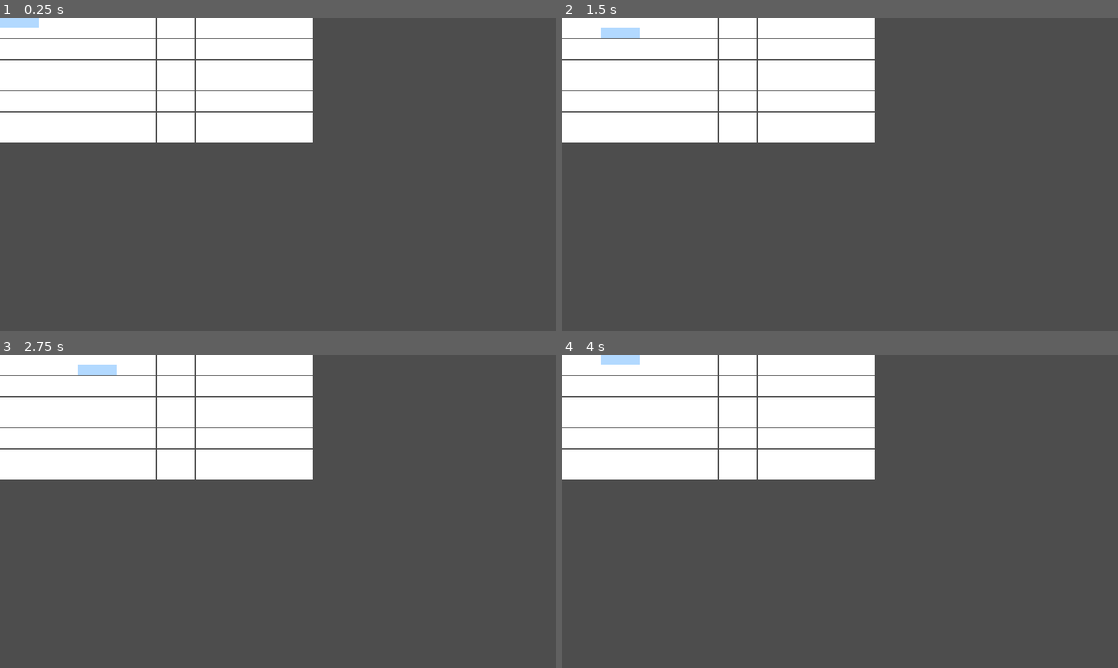
Above: before the commit, frames 1-4 (two rows, left to right).
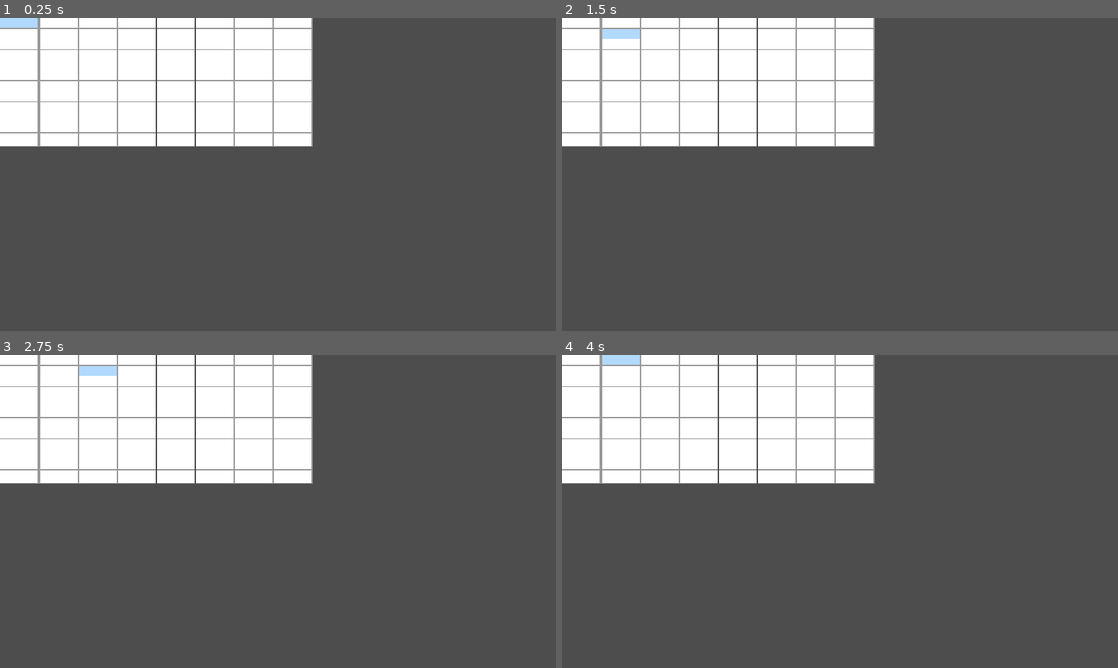
Above: after the commit, the same moments.

Repository: Jelleas/gmtk-2026
Game: Godot game, scene res://src/computer/spreadsheet/spreadsheet.tscn
Two runs of this game, one before a commit and one after it. Both use one fixed random seed, a clock stepped at 60 frames per second and the inputs below. This scene is started directly instead of the project's main scene.
Inputs (mouse positions are in pixels of both pictures, inside the frame that each line leads up to):
- Up to frame 1 (0.25 s): no input
- Up to frame 2 (1.5 s): tap Enter at 0.5 s; move the mouse to (962, 158) at 0.52 s; hold Right 0.53-1.28 s; tap Backspace at 0.6, 1.35 s; click (962, 158) at 0.67 s; tap Space at 1.25 s; move the mouse to (728, 190) at 1.27 s; hold Down from 1.28 s (still down)
- Up to frame 3 (2.75 s): tap Enter at 2 s; move the mouse to (333, 442) at 2.02 s; release Down at 2.03 s; hold Right from 2.03 s (still down); tap Backspace at 2.1 s
- Up to frame 4 (4 s): tap Space at 2.75 s; move the mouse to (812, 574) at 2.77 s; release Right at 2.78 s; hold Up 2.78-3.53 s; tap Backspace at 2.85, 3.6 s; click (812, 574) at 2.92 s; tap Enter at 3.5 s; move the mouse to (1006, 558) at 3.52 s; hold Left from 3.53 s (still down)

The runs differ from the first frame. In frame 1, 3.1% of the frame differs, in the area x 0-57%, y 0-42%; in frame 2, 3.1%; in frame 3, 3.1%; in frame 4, 3.1%.

Commit message:
LineEdit instead of Label

Diff:
--- a/src/computer/spreadsheet/spreadsheet.gd
+++ b/src/computer/spreadsheet/spreadsheet.gd
@@ -5,48 +5,52 @@
 const CELL_WIDTH := 90
 const CELL_HEIGHT := 24
 
-var cell_text: Array = []
-var cell_bg: Array = []
-var cell_label: Array = []
+var cell_edits: Array = []
 
 var current_row := 0
 var current_col := 0
 
 func _ready() -> void:
-	cell_text.resize(ROWS)
-	cell_bg.resize(ROWS)
-	cell_label.resize(ROWS)
+	cell_edits.resize(ROWS)
 
 	for row in range(ROWS):
-		cell_text[row] = []
-		cell_bg[row] = []
-		cell_label[row] = []
-		cell_text[row].resize(COLS)
-		cell_bg[row].resize(COLS)
-		cell_label[row].resize(COLS)
+		cell_edits[row] = []
+		cell_edits[row].resize(COLS)
 
 		for col in range(COLS):
-			var bg := ColorRect.new()
-			bg.position = Vector2(col * CELL_WIDTH, row * CELL_HEIGHT)
-			bg.size = Vector2(CELL_WIDTH - 1, CELL_HEIGHT - 1)
-			bg.color = Color(1, 1, 1, 1)
-			add_child(bg)
+			var edit := LineEdit.new()
+			edit.position = Vector2(col * CELL_WIDTH, row * CELL_HEIGHT)
+			edit.size = Vector2(CELL_WIDTH - 1, CELL_HEIGHT - 1)
+			edit.add_theme_color_override("font_color", Color(0, 0, 0, 1))
+			edit.add_theme_stylebox_override("normal", _make_stylebox(Color(1, 1, 1, 1)))
+			edit.add_theme_stylebox_override("focus", _make_stylebox(Color(0.7, 0.85, 1, 1)))
+			edit.focus_entered.connect(_on_cell_focus_entered.bind(row, col))
+			add_child(edit)
 
-			var label := Label.new()
-			label.position = Vector2(col * CELL_WIDTH + 4, row * CELL_HEIGHT)
-			label.size = Vector2(CELL_WIDTH - 8, CELL_HEIGHT)
-			label.add_theme_color_override("font_color", Color(0, 0, 0, 1))
-			add_child(label)
+			cell_edits[row][col] = edit
 
-			cell_text[row][col] = ""
-			cell_bg[row][col] = bg
-			cell_label[row][col] = label
+	cell_edits[current_row][current_col].grab_focus()
 
-	_update_selection_visuals()
+func _make_stylebox(color: Color) -> StyleBoxFlat:
+	var style := StyleBoxFlat.new()
+	style.bg_color = color
+	style.set_border_width_all(1)
+	style.border_color = Color(0.6, 0.6, 0.6, 1)
+	style.content_margin_left = 4
+	style.content_margin_right = 4
+	style.content_margin_top = 2
+	style.content_margin_bottom = 2
+	return style
+
+func _on_cell_focus_entered(row: int, col: int) -> void:
+	current_row = row
+	current_col = col
 
 func _input(event: InputEvent) -> void:
 	if not (event is InputEventKey) or not event.pressed:
 		return
+
+	var current_edit: LineEdit = cell_edits[current_row][current_col]
 
 	if event.keycode == KEY_LEFT:
 		_move(0, -1)
@@ -57,27 +61,20 @@
 	elif event.keycode == KEY_DOWN:
 		_move(1, 0)
 	elif event.keycode == KEY_BACKSPACE:
-		var text: String = cell_text[current_row][current_col]
+		var text := current_edit.text
 		if text.length() > 0:
-			_set_current_text(text.substr(0, text.length() - 1))
+			current_edit.text = text.substr(0, text.length() - 1)
+			current_edit.caret_column = current_edit.text.length()
 	elif event.unicode >= 32:
-		_set_current_text(cell_text[current_row][current_col] + char(event.unicode))
+		current_edit.text += char(event.unicode)
+		current_edit.caret_column = current_edit.text.length()
 	else:
 		return
 
 	get_viewport().set_input_as_handled()
 
 func _move(row_delta: int, col_delta: int) -> void:
+	cell_edits[current_row][current_col].release_focus()
 	current_row = clampi(current_row + row_delta, 0, ROWS - 1)
 	current_col = clampi(current_col + col_delta, 0, COLS - 1)
-	_update_selection_visuals()
-
-func _set_current_text(text: String) -> void:
-	cell_text[current_row][current_col] = text
-	cell_label[current_row][current_col].text = text
-
-func _update_selection_visuals() -> void:
-	for row in range(ROWS):
-		for col in range(COLS):
-			cell_bg[row][col].color = Color(1, 1, 1, 1)
-	cell_bg[current_row][current_col].color = Color(0.7, 0.85, 1, 1)
+	cell_edits[current_row][current_col].grab_focus()
